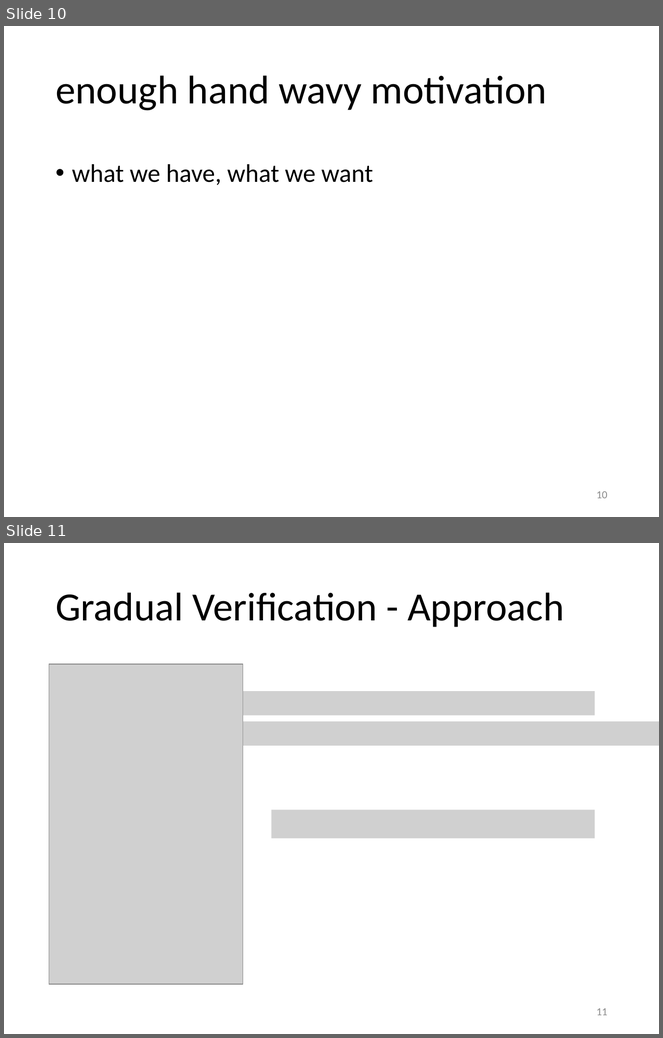
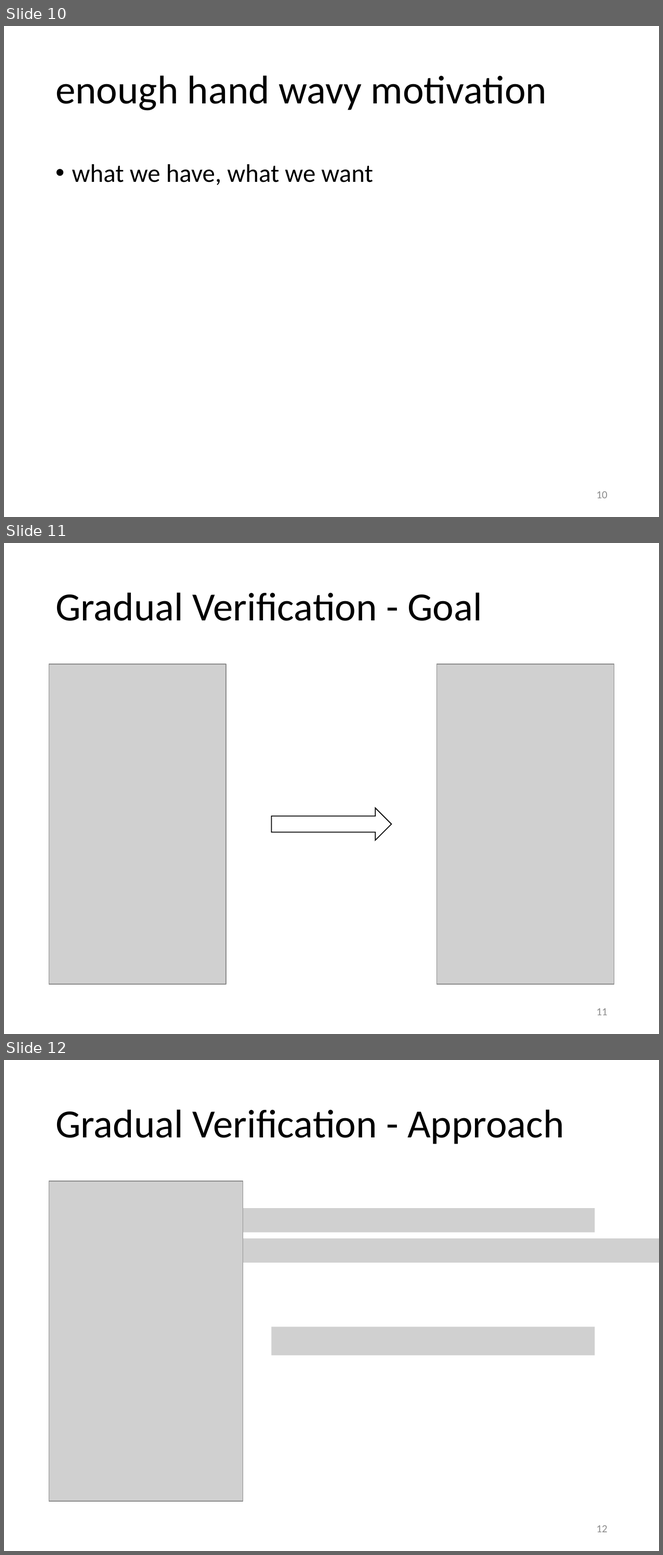
Before and after one commit to olydis/GradVerThesis, a slide deck: presentation/PLunch.pptx. Shown one above the other, each under a label of ours: slides 10 and 11 before the commit, slides 10, 11 and 12 after it. The pictures are 663x1038 and 663x1555 pixels, drawn with LibreOffice and Linux fonts; fonts in the diff are those of the drawing; grey boxes stand for pictures. Boxes give left, top, right and bottom in pixels: in the first picture for what was removed or moved away, otherwise in the second. Text is boxed around its words. In the diff, an @@ line names an element or a change of style, - is before the commit and + after.

```diff
--- a/presentation/PLunch.pptx
+++ b/presentation/PLunch.pptx
@@ slide 11 added at [4, 543, 659, 1034], background #FFFFFF @@
@@ title added at [55, 592, 482, 621], 44 pt, text #000000 @@
+Gradual Verification - Goal
@@ picture added at [49, 664, 226, 984] @@
@@ picture added at [437, 664, 614, 984] @@
@@ right arrow added at [271, 808, 391, 840], fill #FFFFFF, outline #000000 1 pt @@
@@ page number added at [597, 1008, 608, 1016], 12 pt, text #8C8C8C @@
+11
@@ what was slide 11 is now slide 12 @@
@@ page number at [597, 1525, 608, 1533]: text changed @@
-11
+12
```
Also in this commit, not shown: 15 other files.
